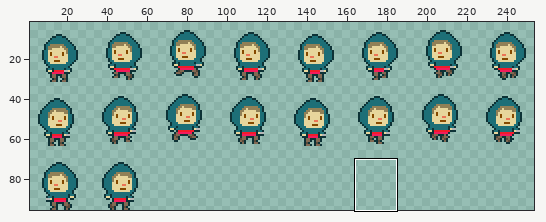
File history of a sprite sheet, assets/graphics/son.png. Above, an overview of the earlier version with the close-up marked.
Close-up. Before:
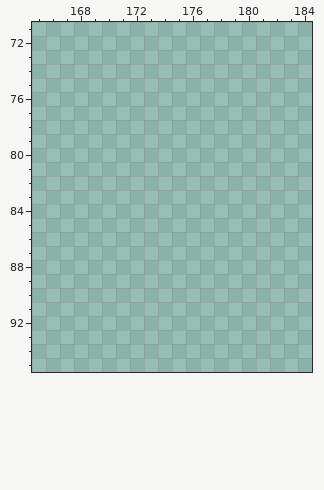
The file is 256x96 pixels. Shown: x 165..184, y 71..95. The wide view leaves out empty margins. The commit also changed other parts of the picture, which this record leaves out.
After:
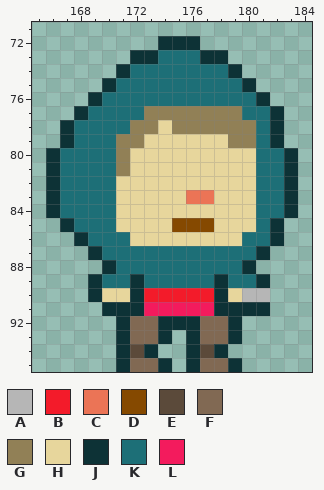
Palette (. is transparent): A #b6b6b6  B #f31b2a  C #eb7456  D #854900  E #5b4a3a  F #816953  G #918056  H #e7d69c  J #0d3236  K #1d6f77  L #f31b5d
The exact change:
@@ x 165..184 @@
 71 ....................
-72 ....................
-73 ....................
-74 ....................
-75 ....................
-76 ....................
-77 ....................
-78 ....................
-79 ....................
-80 ....................
-81 ....................
-82 ....................
-83 ....................
-84 ....................
-85 ....................
-86 ....................
-87 ....................
-88 ....................
-89 ....................
-90 ....................
-91 ....................
-92 ....................
-93 ....................
-94 ....................
-95 ....................
+72 .........JJJ........
+73 .......JJKKKJJ......
+74 ......JKKKKKKKJ.....
+75 .....JKKKKKKKKKJ....
+76 ....JKKKKKKKKKKKJ...
+77 ...JKKKKGGGGGGGKKJ..
+78 ..JKKKKGGHGGGGGGKJ..
+79 ..JKKKGGHHHHHHGGKJ..
+80 .JKKKKGHHHHHHHHHKKJ.
+81 .JKKKKGHHHHHHHHHKKJ.
+82 .JKKKKHHHHHHHHHHKKJ.
+83 .JKKKKHHHHHCCHHHKKJ.
+84 .JKKKKHHHHHHHHHHKKJ.
+85 ..JKKKHHHHDDDHHHKJ..
+86 ...JKKKHHHHHHHHKKJ..
+87 ....JKKKKKKKKKKKJ...
+88 .....JKKKKKKKKKJ....
+89 ....JKKJKKKKKJKKJ...
+90 ....JHHJBBBBBJHAA...
+91 .....JJJLLLLLJJJJ...
+92 ......JFFJJJFFJ.....
+93 ......JFFJ.JFFJ.....
+94 ......JEJ..JEJ......
+95 ......JFFJ.JFFJ.....
Pixel boxes of the changes (left, top, right, bottom) in both close-ups:
added: (46, 36, 298, 372)
